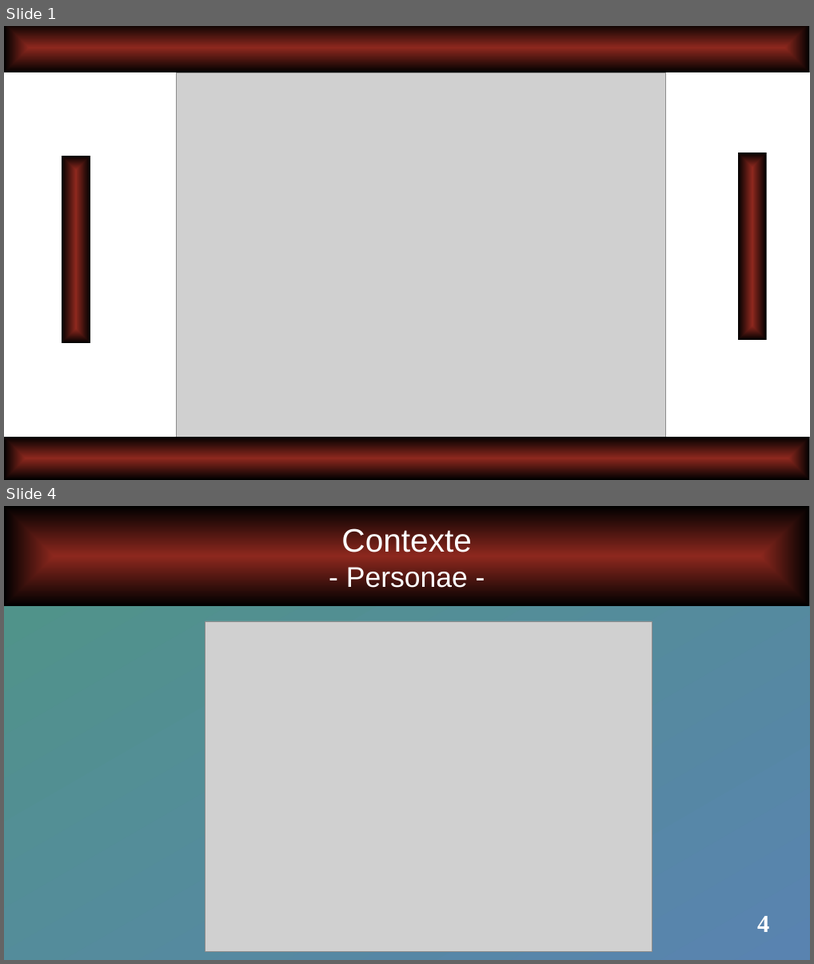
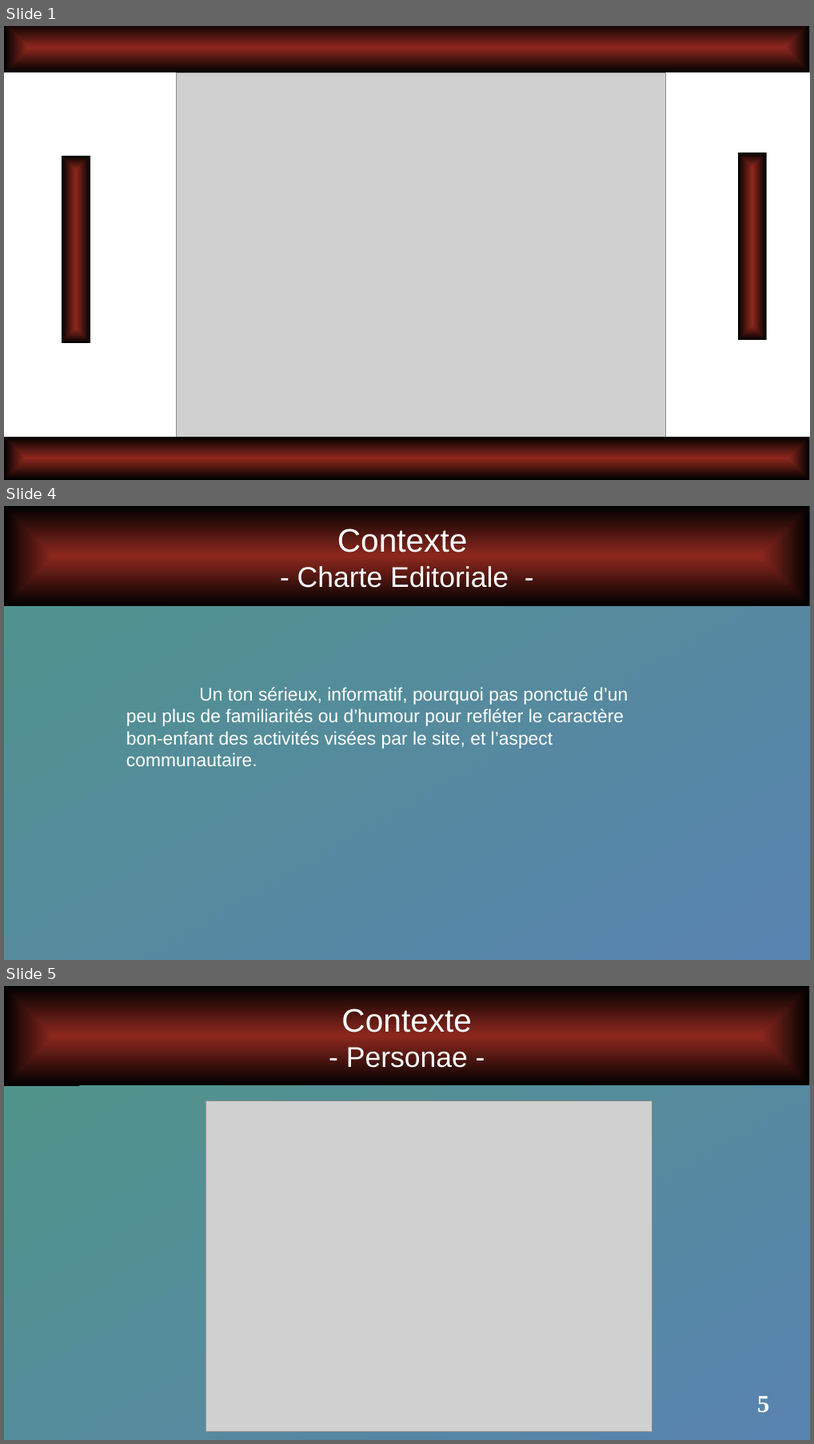
Before and after one commit to Arb4n/ADRAR-Repo-P3-2307, a slide deck: 230726OralProjetUMLMaquette/MeinProjekt_CDC.pptx. Shown one above the other, each under a label of ours: slides 1 and 4 before the commit, slides 1, 4 and 5 after it; the slides between them are not shown. The pictures are 814x964 and 814x1444 pixels, drawn with LibreOffice and Linux fonts; fonts in the diff are those of the drawing; grey boxes stand for pictures. Boxes give left, top, right and bottom in pixels: in the first picture for what was removed or moved away, otherwise in the second. Text is boxed around its words. In the diff, an @@ line names an element or a change of style, - is before the commit and + after.

```diff
--- a/230726OralProjetUMLMaquette/MeinProjekt_CDC.pptx
+++ b/230726OralProjetUMLMaquette/MeinProjekt_CDC.pptx
@@ slide 4 added at box(4, 506, 810, 960), background gradient #50938A to #5983B0 @@
@@ rectangle added at box(4, 506, 810, 606), fill gradient #8D281E to #000000, 28 pt, text #FFFFFF @@
+Contexte
+- Charte Editoriale -
@@ text added at box(126, 687, 628, 766), 18 pt, text #FFFFFF @@
+Un ton sérieux, informatif, pourquoi pas ponctué d’un peu plus de familiarités ou d’humour pour refléter le caractère bon-enfant des activités visées par le site, et l’aspect communautaire.
@@ what was slide 4 is now slide 5 @@
@@ page number at box(758, 1396, 770, 1412): text changed @@
-4
+5
```
Also in this commit, not shown: 5 slides changed, 1 other file.
